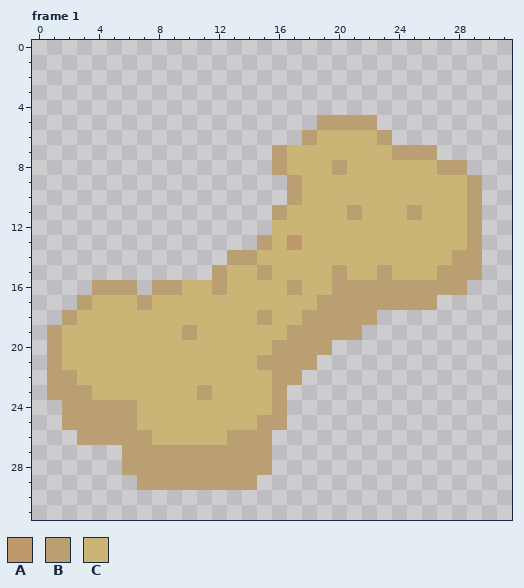
A pixel-art file gets an edit: assets/sprite_croquette.aseprite. The picture above was drawn from the file before the commit.
32x32 pixels, 8 frames. Shown: frame 1.
Palette (. is transparent): A #be976b  B #ba9f72  C #cbb576
Once edited:
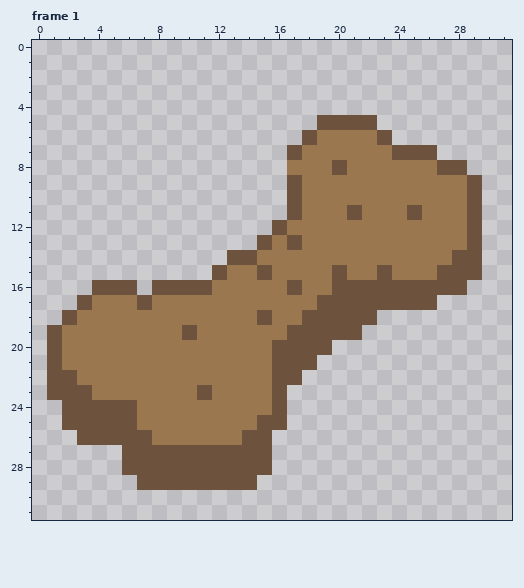
Commit message: Affichage du pigeon avec sa croquette dans la ville
The exact change:
colour B: #ba9f72 -> #6d523d
colour C: #cbb576 -> #9b774f
Frame 1, layer "Layer 1":
y 7: x 16..17 BC -> .B
y 8: x 16 B -> .
y 11: x 16..17 BC -> .B
y 12: x 16 C -> B
y 13: x 17 A -> B
y 16: x 10..12 CCB -> BBC
y 21: x 15 B -> C
y 26: x 13 B -> C
